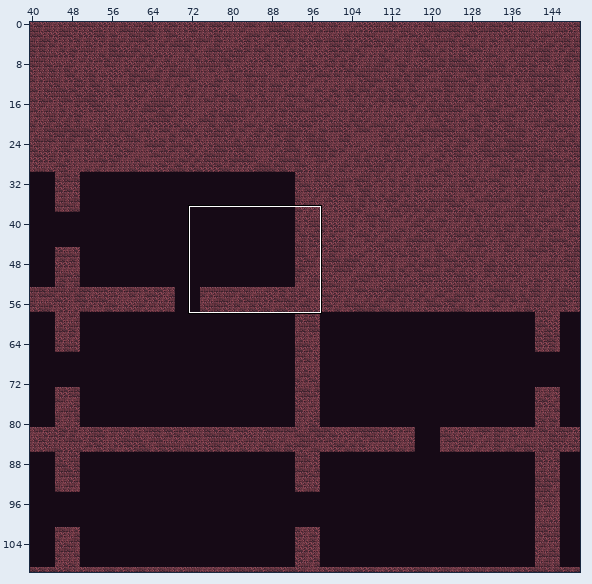
Tiled map -- android/assets/maps/CavernMap1.tmx. Above, an overview of the earlier version with the close-up marked.
Close-up. Earlier state:
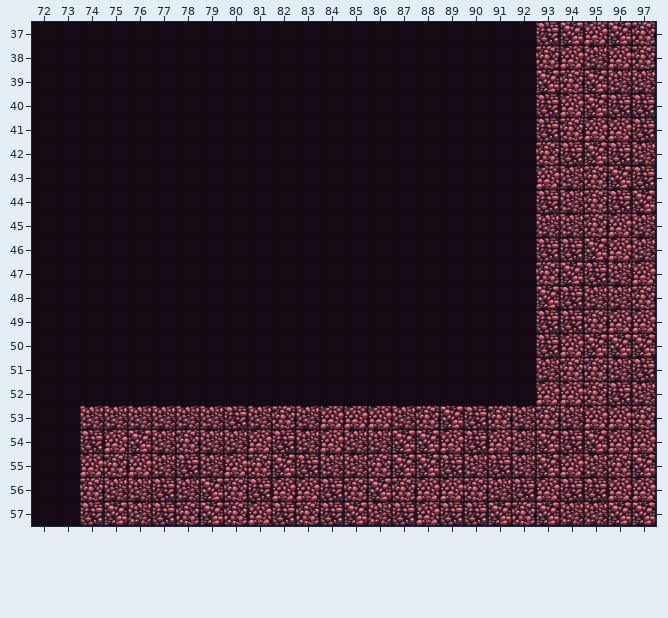
Cells are 64x64 px. Shown: x 72..97, y 37..57. The commit also changed other parts of the map, which this record leaves out.
New version:
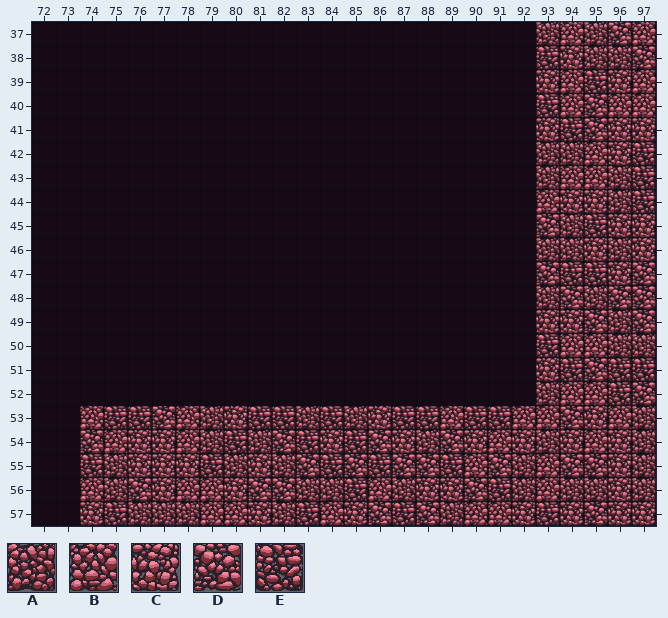
Key: from "tileMapGutter": A 5, B 6, C 7, D 8, E 9.
_ is an empty cell, . an unchanged one.
What changed:
--- layer "terrain"
@@ x 74..97 @@
-37 ...................EDB.C
-38 ...................CB.BC
-39 ...................DCDAA
-40 ......................EE
-41 ...................ECBBE
-42 ...................CEDEA
-43 ...................BACD.
-44 ...................EA.ED
-45 ...................A.CBA
-46 ...................EEDBA
-47 ...................CD.AB
-48 ...................DE.AC
-49 ...................EECBB
-50 .....................DDD
-51 ...................ACCA.
-52 ...................B.C.A
-53 AAAAA.EAC.BBBACD.CACAB.C
-54 E.DAC.ABEABAADDBE.ADEDBB
-55 BCBAEAB.DEAAC...AE.DBA.D
-56 C.AEAD.EBBECDCBBCAE.EEBB
-57 ED.ECDCBECEDA.BEED.DAADD
+37 ...................ABA.B
+38 ...................EC.AD
+39 ...................CBECB
+40 ......................BB
+41 ...................CEDCC
+42 ...................AABCE
+43 ...................ABBA.
+44 ...................BC.AE
+45 ...................D.ECC
+46 ...................AACAC
+47 ...................DE.CD
+48 ...................AD.DD
+49 ...................CCDAD
+50 .....................BAA
+51 ...................CEDE.
+52 ...................A.B.D
+53 BEEDB.CEE.EACEEB.EBBDC.A
+54 D.CCB.EADECEDCADC.CACBCA
+55 EACCCEA.ADEDE...BD.BDD.A
+56 B.DCBB.DDAAEBACCDEA.AACA
+57 CE.AABBCAEBCD.DABB.ECDCC
Pixel boxes of the changes (left, top, right, bottom) in both close-ups:
changed: (80, 22, 656, 526)
